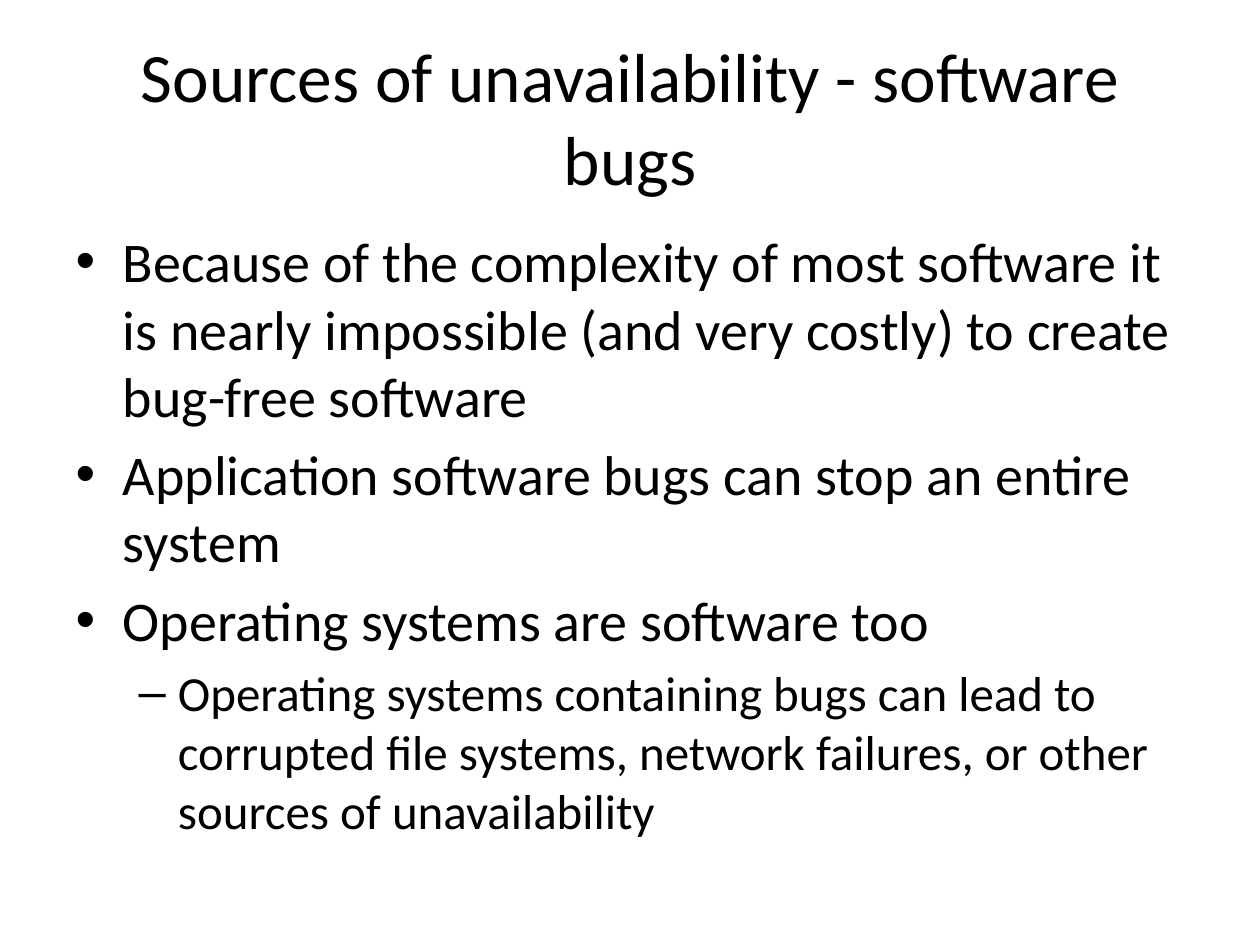
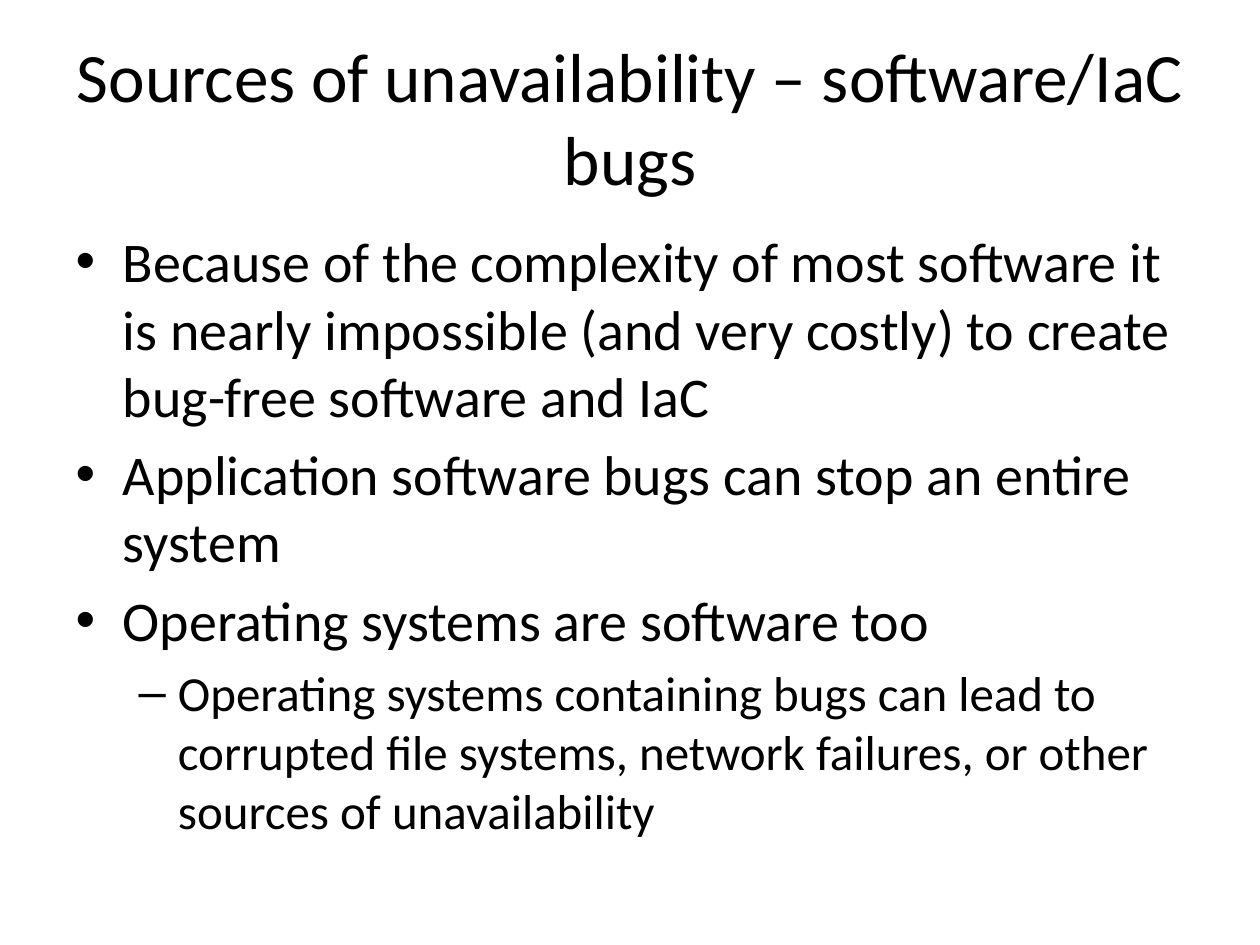
Before and after one commit to SannioEvolution/Material, a slide deck: slide 15 of 18 - Major Causes of Maintenance Problems- Infrastructure code smells.pptx. Drawn at 1260x945 pixels with LibreOffice and Linux fonts; fonts in the diff are those of the drawing. Boxes give left, top, right and bottom in pixels: in the first picture for what was removed or moved away, otherwise in the second. Text is boxed around its words. In the diff, an @@ line names an element or a change of style, - is before the commit and + after.

```diff
--- a/18 - Major Causes of Maintenance Problems- Infrastructure code smells.pptx
+++ b/18 - Major Causes of Maintenance Problems- Infrastructure code smells.pptx
@@ title at (x1=77, y1=54, x2=1182, y2=197): text changed @@
-Sources of unavailability - software bugs
+Sources of unavailability – software/IaC bugs
@@ text at (x1=123, y1=243, x2=1170, y2=427): text changed @@
-• Because of the complexity of most software it is nearly impossible (and very costly) to create bug-free software
+• Because of the complexity of most software it is nearly impossible (and very costly) to create bug-free software and IaC
```
Also in this commit, not shown: 13 other slides changed, 7 slides added, 1 other file.
